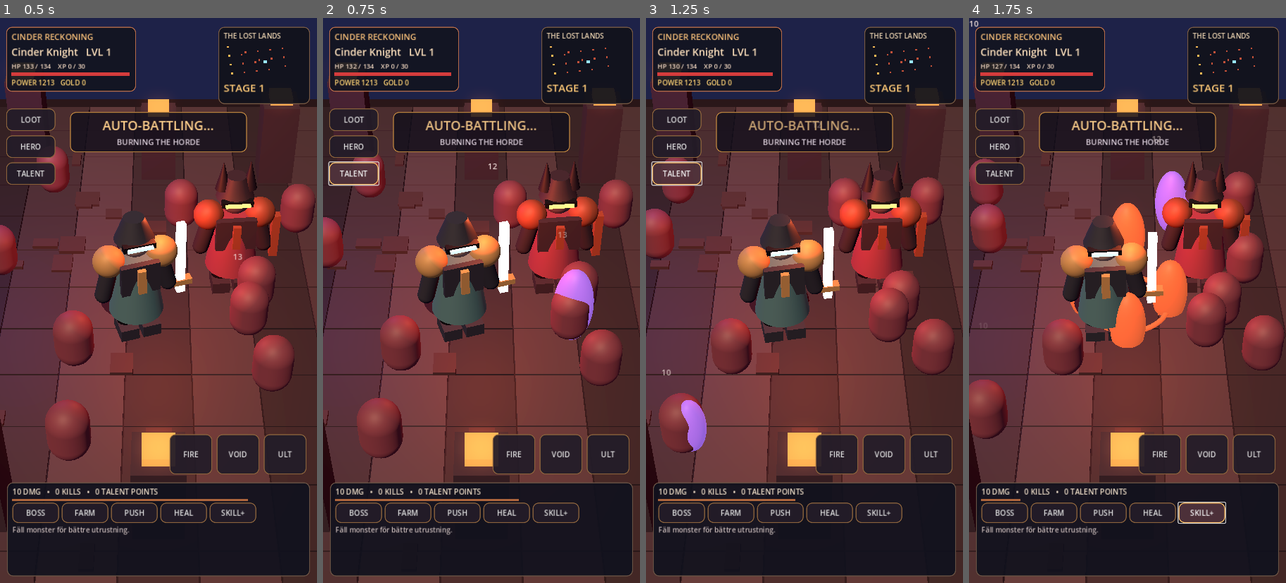
Above: before the commit, frames 1-4 (left to right).
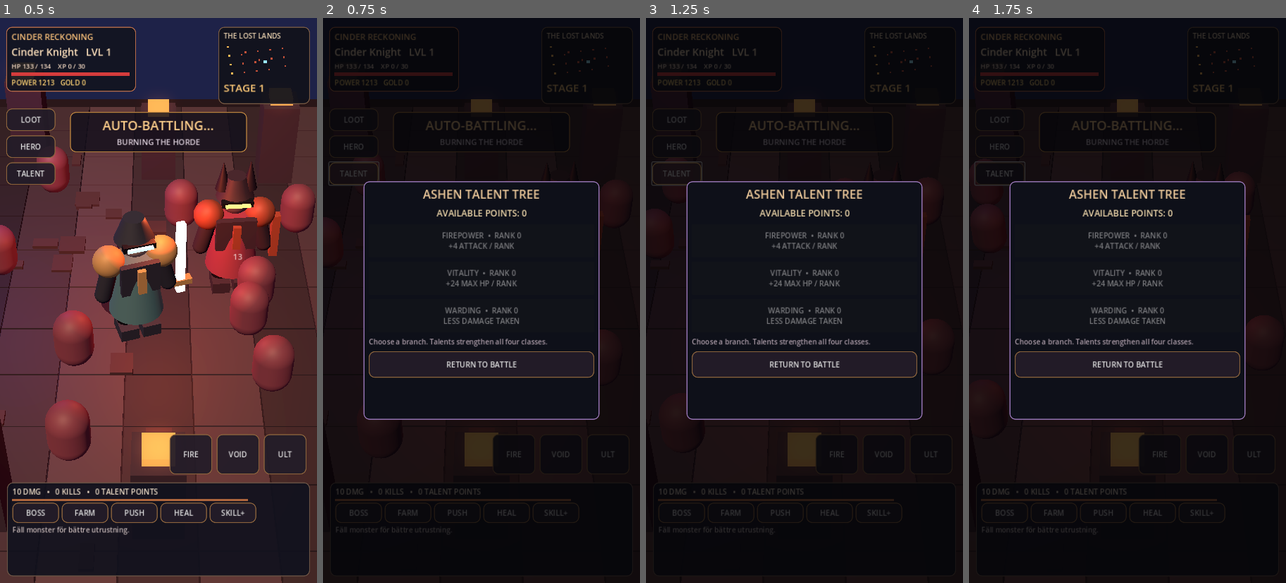
Above: after the commit, the same moments.

Repository: bananofil-wq/AshenIdle
Game: Godot game, scene res://scenes/main.tscn
Two runs of this game, one before a commit and one after it. Both use one fixed random seed, a clock stepped at 60 frames per second and the inputs below.
Inputs:
- Up to frame 1 (0.5 s): no input
- Up to frame 2 (0.75 s): click "TALENT" at 0.5 s
- Up to frame 3 (1.25 s): no input
- Up to frame 4 (1.75 s): click "SKILL+" at 1.25 s

Frame 1 is identical in both runs. In frame 2, 77% of the frame differs, in the area x 0-100%, y 0-100%; in frame 3, 77%; in frame 4, 77%.

Commit message:
Add functional three-branch talent tree with spendable points and battle pause

Diff:
--- a/scripts/main.gd
+++ b/scripts/main.gd
@@ -58,6 +58,9 @@
 var popup_shade: ColorRect
 var last_inventory_signature := ""
 var minimap_refresh_timer := 10.0
+var skill_overlay: PanelContainer
+var skill_choice_buttons: Array = []
+var skill_count_label: Label
 var cached_model_scenes: Dictionary = {}
 
 
@@ -268,7 +271,7 @@
     overlay.add_child(controls)
     controls.add_child(_ornate_button("LOOT", _show_inventory, Vector2(112, 51)))
     controls.add_child(_ornate_button("HERO", _switch_class, Vector2(112, 51)))
-    controls.add_child(_ornate_button("TALENT", _upgrade_skill, Vector2(112, 51)))
+    controls.add_child(_ornate_button("TALENT", _open_talent_panel, Vector2(112, 51)))
 
     var banner := PanelContainer.new()
     banner.position = Vector2(159, 213)
@@ -305,7 +308,7 @@
     action_line.add_child(_ornate_button("FARM", _grind, Vector2(106, 46)))
     action_line.add_child(_ornate_button("PUSH", _forward, Vector2(106, 46)))
     action_line.add_child(_ornate_button("HEAL", _heal, Vector2(106, 46)))
-    action_line.add_child(_ornate_button("SKILL+", _upgrade_skill, Vector2(106, 46)))
+    action_line.add_child(_ornate_button("SKILL+", _open_talent_panel, Vector2(106, 46)))
     var scroll := ScrollContainer.new()
     scroll.custom_minimum_size = Vector2(630, 68)
     scroll.horizontal_scroll_mode = ScrollContainer.SCROLL_MODE_DISABLED
@@ -369,6 +372,36 @@
     popup_buttons.add_child(_ornate_button("EQUIP", _equip_legendary, Vector2(230, 58)))
     popup_buttons.add_child(_ornate_button("KEEP", _hide_legendary, Vector2(230, 58)))
 
+    skill_overlay = PanelContainer.new()
+    skill_overlay.position = Vector2(92, (overlay.size.y - 540.0) * 0.5)
+    skill_overlay.size = Vector2(536, 540)
+    skill_overlay.visible = false
+    skill_overlay.z_index = 41
+    skill_overlay.add_theme_stylebox_override("panel", _skin(Color("0e1019"), Color("9c79bc")))
+    overlay.add_child(skill_overlay)
+    var talents := VBoxContainer.new()
+    talents.add_theme_constant_override("separation", 10)
+    skill_overlay.add_child(talents)
+    var talent_title := _label("ASHEN TALENT TREE", 27, Color("edc99a"))
+    talent_title.horizontal_alignment = HORIZONTAL_ALIGNMENT_CENTER
+    talents.add_child(talent_title)
+    skill_count_label = _label("", 20, Color("edd6aa"))
+    skill_count_label.horizontal_alignment = HORIZONTAL_ALIGNMENT_CENTER
+    talents.add_child(skill_count_label)
+    var descriptions := [
+        "FIREPOWER  +4 ATTACK PER RANK",
+        "VITALITY  +24 MAX HP PER RANK",
+        "WARDING  REDUCES INCOMING DAMAGE"
+    ]
+    for i in range(3):
+        var button := _ornate_button(descriptions[i], _invest_talent.bind(i), Vector2(485, 75))
+        button.add_theme_font_size_override("font_size", 17)
+        skill_choice_buttons.append(button)
+        talents.add_child(button)
+    talents.add_child(_label("Choose a branch. Talents strengthen all four classes.", 16, Color("ac9ca8")))
+    talents.add_child(_ornate_button("RETURN TO BATTLE", _close_talent_panel, Vector2(485, 60)))
+
+
 
 func _max_hp() -> float:
     var modifier = [1.2, 0.9, 0.85, 1.0][hero_class]
@@ -415,9 +448,9 @@
     attack_flash = maxf(0.0, attack_flash - delta * 4.0)
     _update_chaos(delta)
     minimap_refresh_timer += delta
-    if tick > 0.36 and legendary_overlay.visible:
+    if tick > 0.36 and popup_shade.visible:
         tick = 0.36
-    if tick >= 0.35 and not legendary_overlay.visible:
+    if tick >= 0.35 and not popup_shade.visible:
         tick -= 0.35
         _fight()
     if save_timer >= 15.0:
@@ -965,3 +998,34 @@
         _place_dungeon_model("pillar_decorated" if i % 3 == 0 else "wall_broken", pos, a + PI / 2.0, 1.0)
         if i % 2 == 0:
             _place_dungeon_model("torch_lit", pos + Vector3(0, 1.4, 0), a + PI, 1.0)
+
+func _open_talent_panel() -> void:
+    if legendary_overlay.visible:
+        return
+    _update_talent_labels()
+    popup_shade.visible = true
+    skill_overlay.visible = true
+
+func _close_talent_panel() -> void:
+    skill_overlay.visible = false
+    popup_shade.visible = false
+
+func _update_talent_labels() -> void:
+    if skill_count_label == null:
+        return
+    skill_count_label.text = "AVAILABLE POINTS: " + str(skill_points)
+    for i in range(3):
+        var button: Button = skill_choice_buttons[i]
+        button.text = ["FIREPOWER", "VITALITY", "WARDING"][i] + "  •  RANK " + str(int(skills[i])) + "\n" + ["+4 ATTACK / RANK", "+24 MAX HP / RANK", "LESS DAMAGE TAKEN"][i]
+        button.disabled = skill_points < 1
+
+func _invest_talent(index: int) -> void:
+    if skill_points < 1 or index < 0 or index >= 3:
+        return
+    skills[index] = int(skills[index]) + 1
+    skill_points -= 1
+    hp = minf(_max_hp(), hp + 24.0)
+    combat_note = ["FIREPOWER INCREASED", "MAXIMUM HP INCREASED", "WARDING INCREASED"][index]
+    _update_talent_labels()
+    _save_game()
+    _refresh()
